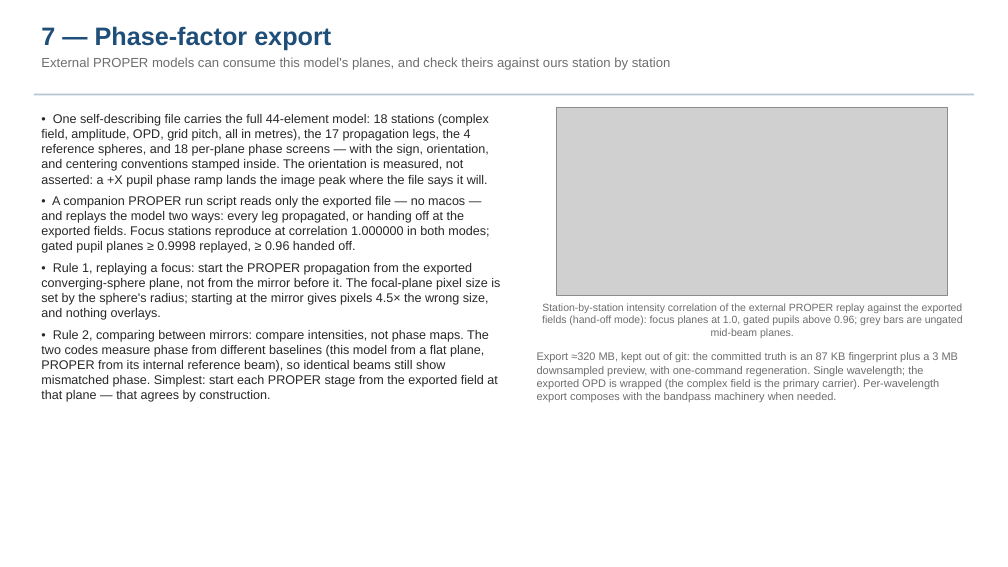
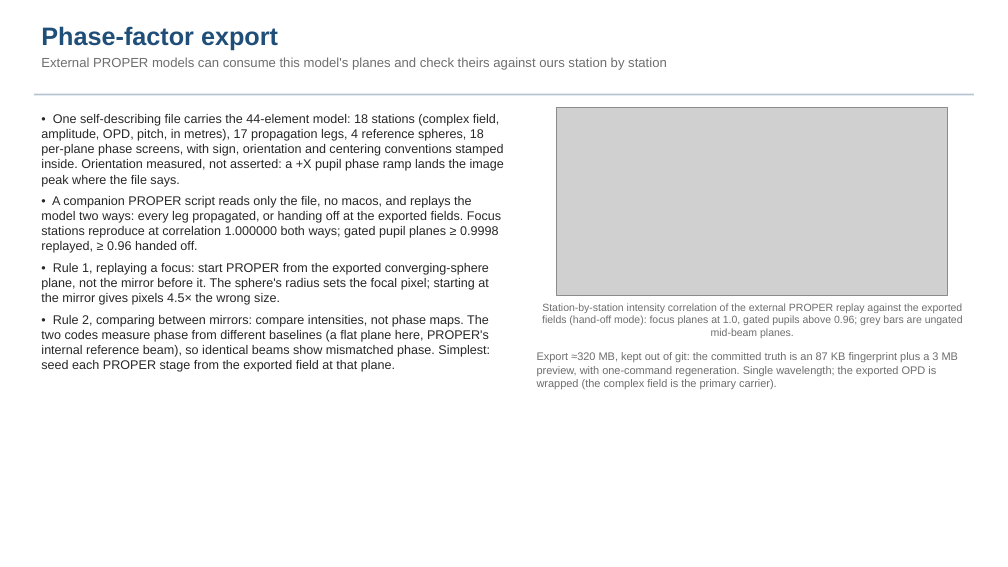
Before and after one commit to nasa-jpl/MACOS_resources, a slide deck: slide 8 of mmacos/templates/30_instruments/bench_ctb/deck_ctb.pptx. Drawn at 1008x567 pixels with LibreOffice and Linux fonts; fonts in the diff are those of the drawing; grey boxes stand for pictures. Boxes give left, top, right and bottom in pixels: in the first picture for what was removed or moved away, otherwise in the second. Text is boxed around its words. In the diff, an @@ line names an element or a change of style, - is before the commit and + after.

```diff
--- a/mmacos/templates/30_instruments/bench_ctb/deck_ctb.pptx
+++ b/mmacos/templates/30_instruments/bench_ctb/deck_ctb.pptx
@@ text at [41,26,667,70]: text changed @@
-7 — Phase-factor export
-External PROPER models can consume this model's planes, and check theirs against ours station by station
+Phase-factor export
+External PROPER models can consume this model's planes and check theirs against ours station by station
@@ text at [41,114,504,372]: text changed @@
-• One self-describing file carries the full 44-element model: 18 stations (complex field, amplitude, OPD, grid pitch, all in metres), the 17 propagation legs, the 4 reference spheres, and 18 per-plane phase screens — with the sign, orientation, and centering conventions stamped inside. The orientation is measured, not asserted: a +X pupil phase ramp lands the image peak where the file says it will.
-• A companion PROPER run script reads only the exported file — no macos — and replays the model two ways: every leg propagated, or handing off at the exported fields. Focus stations reproduce at correlation 1.000000 in both modes; gated pupil planes ≥ 0.9998 replayed, ≥ 0.96 handed off.
-• Rule 1, replaying a focus: start the PROPER propagation from the exported converging-sphere plane, not from the mirror before it. The focal-plane pixel size is set by the sphere's radius; starting at the mirror gives pixels 4.5× the wrong size, and nothing overlays.
-• Rule 2, comparing between mirrors: compare intensities, not phase maps. The two codes measure phase from different baselines (this model from a flat plane, PROPER from its internal reference beam), so identical beams still show mismatched phase. Simplest: start each PROPER stage from the exported field at that plane — that agrees by construction.
+• One self-describing file carries the 44-element model: 18 stations (complex field, amplitude, OPD, pitch, in metres), 17 propagation legs, 4 reference spheres, 18 per-plane phase screens, with sign, orientation and centering conventions stamped inside. Orientation measured, not asserted: a +X pupil phase ramp lands the image peak where the file says.
+• A companion PROPER script reads only the file, no macos, and replays the model two ways: every leg propagated, or handing off at the exported fields. Focus stations reproduce at correlation 1.000000 both ways; gated pupil planes ≥ 0.9998 replayed, ≥ 0.96 handed off.
+• Rule 1, replaying a focus: start PROPER from the exported converging-sphere plane, not the mirror before it. The sphere's radius sets the focal pixel; starting at the mirror gives pixels 4.5× the wrong size.
+• Rule 2, comparing between mirrors: compare intensities, not phase maps. The two codes measure phase from different baselines (a flat plane here, PROPER's internal reference beam), so identical beams show mismatched phase. Simplest: seed each PROPER stage from the exported field at that plane.
@@ text at [537,352,958,389]: text changed @@
-Export ≈320 MB, kept out of git: the committed truth is an 87 KB fingerprint plus a 3 MB downsampled preview, with one-command regeneration. Single wavelength; the exported OPD is wrapped (the complex field is the primary carrier). Per-wavelength export composes with the bandpass machinery when needed.
+Export ≈320 MB, kept out of git: the committed truth is an 87 KB fingerprint plus a 3 MB preview, with one-command regeneration. Single wavelength; the exported OPD is wrapped (the complex field is the primary carrier).
```
Also in this commit, not shown: 22 other slides changed, 3 slides added, 7 other files.
